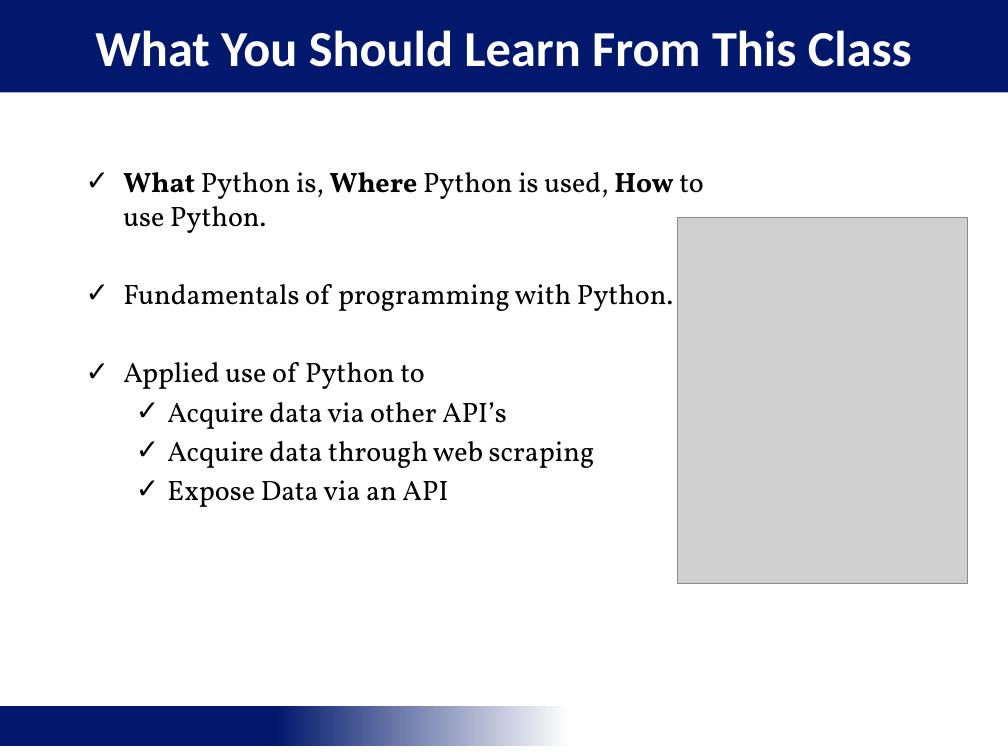
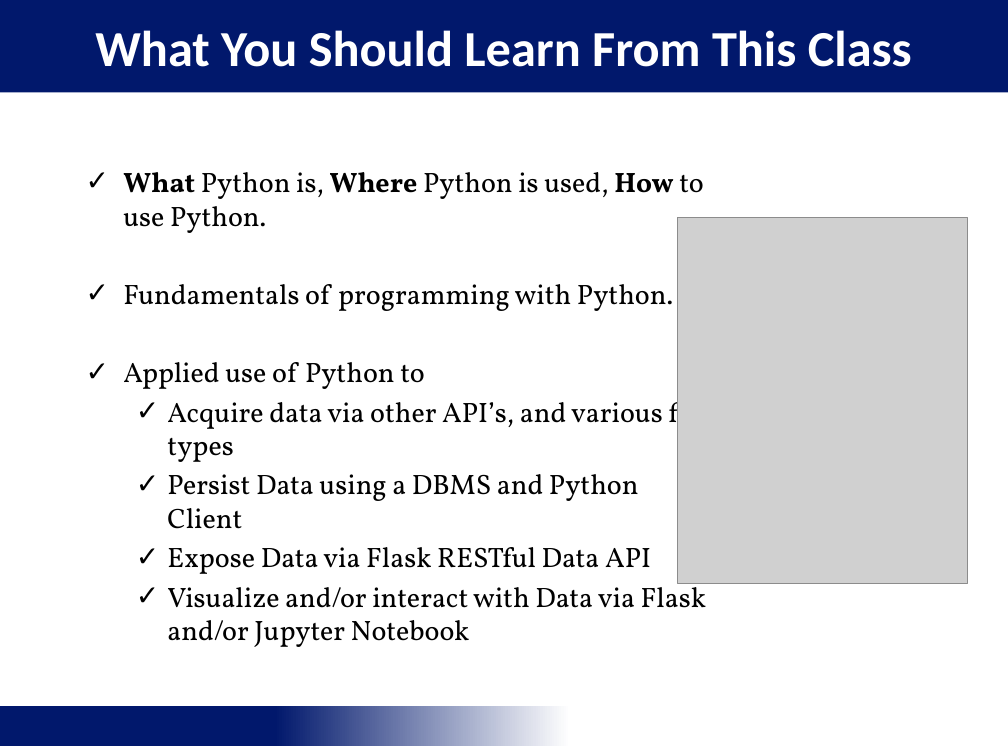
Before and after one commit to jaceiverson/mis-5400-fall-2019, a slide deck: slide 6 of mod_1/MIS_5400_Course_Introduction.pptx. Drawn at 1008x756 pixels with LibreOffice and Linux fonts; fonts in the diff are those of the drawing; grey boxes stand for pictures; background and template pictures are left out. Boxes give left, top, right and bottom in pixels: in the first picture for what was removed or moved away, otherwise in the second. Text is boxed around its words. In the diff, an @@ line names an element or a change of style, - is before the commit and + after.

```diff
--- a/mod_1/MIS_5400_Course_Introduction.pptx
+++ b/mod_1/MIS_5400_Course_Introduction.pptx
@@ text at (167, 395, 707, 647): text changed @@
-  ✓ Acquire data via other API’s
-  ✓ Acquire data through web scraping
-  ✓ Expose Data via an API
+  ✓ Acquire data via other API’s, and various file types
+  ✓ Persist Data using a DBMS and Python Client
+  ✓ Expose Data via Flask RESTful Data API
+  ✓ Visualize and/or interact with Data via Flask and/or Jupyter Notebook
```
Also in this commit, not shown: 4 other slides changed, 1 slide removed, 6 other files.
